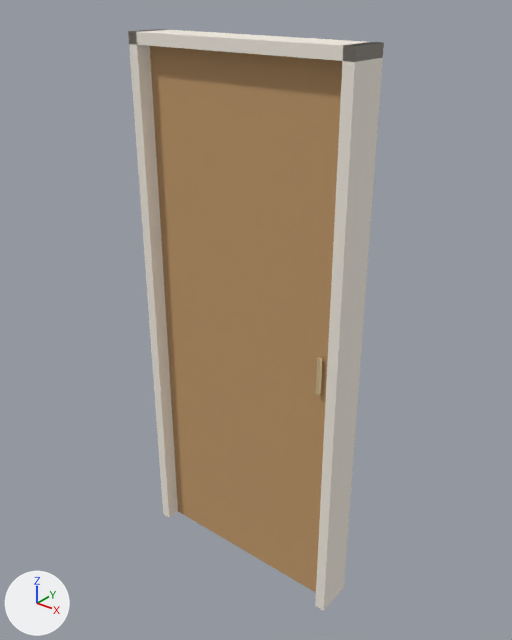
One commit to the glTF model dist/web/modelos/porta_servico_90.glb: the scene before it, then after it.
Before and after are seen from a 50 mm camera at (1.51, -1.83, 2.27) aimed at (0.01, 0.04, 1.11). The lights are fixed; the arrows at lower left show +X, +Y and +Z. The first picture is the older version. Vertices at exactly the same position are counted once.

Objects in the first picture: 'porta_servico_90'.
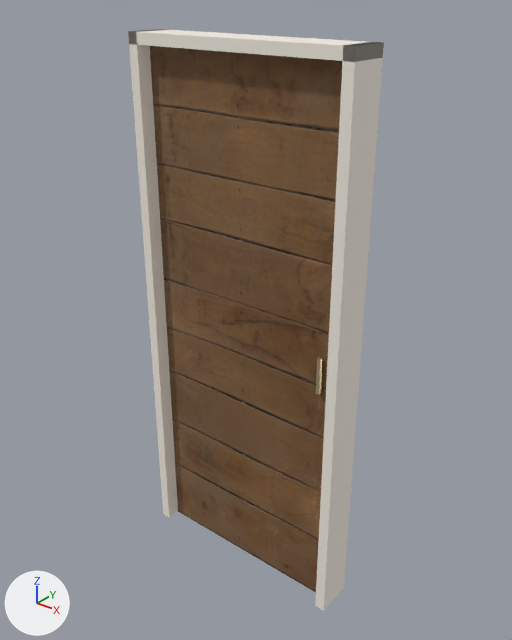
Pixel boxes [x1, y1, x2, y2] of what changed, in the pictures (512 x 640 px):
'porta_servico_90', surface changed (darker): [139, 44, 345, 595] in both

What changed in the scene script:
```text
Add img_wood_planks_diffuse:
    img_wood_planks_diffuse = load_image('wood_planks_diffuse', '_unpacked/wood_planks_diffuse', 2048, 2048, 'sRGB')
Add img_wood_planks_roughness_metallic_roughness:
    img_wood_planks_roughness_metallic_roughness = load_image('wood_planks_roughness_metallic_roughness', '_unpacked/wood_planks_roughness_metallic_roughness', 2048, 2048, 'Non-Color')
Add img_wood_planks_normal:
    img_wood_planks_normal = load_image('wood_planks_normal', '_unpacked/wood_planks_normal', 2048, 2048, 'Non-Color')
Change mat_madeira_porta:
    remove # nodes: BsdfPrincipled, OutputMaterial
    remove # colours: brown #c29a6b
    nodes: BsdfPrincipled, Math x2, NormalMap, OutputMaterial, SeparateColor, TexImage x3
    uses the picture img_wood_planks_diffuse
    uses the picture img_wood_planks_normal
    uses the picture img_wood_planks_roughness_metallic_roughness
Change me_porta_servico_90:
    where me_porta_servico_90.from_pydata(...)  # 36 vertices, 60 faces; spans x -0.45..0.45, y -0.08..0.08, z 0.0..2.1
    used by ob_porta_servico_90; location = (0.0, 0.0, 0.0)
    me_porta_servico_90 part 1: texture (UV) coordinates changed
```
